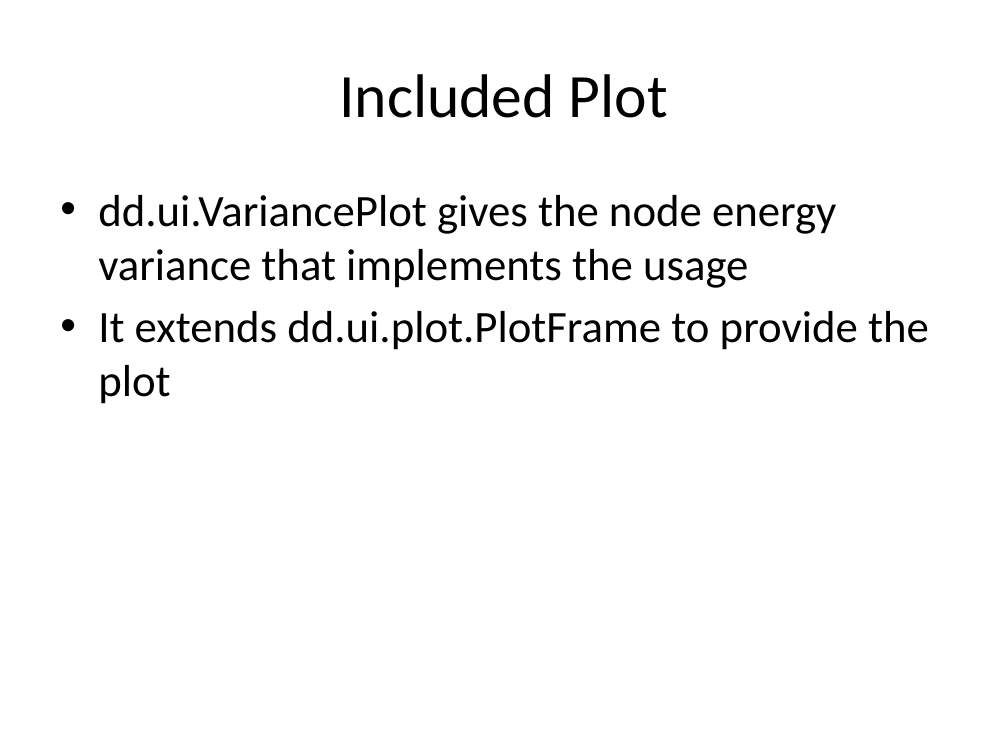
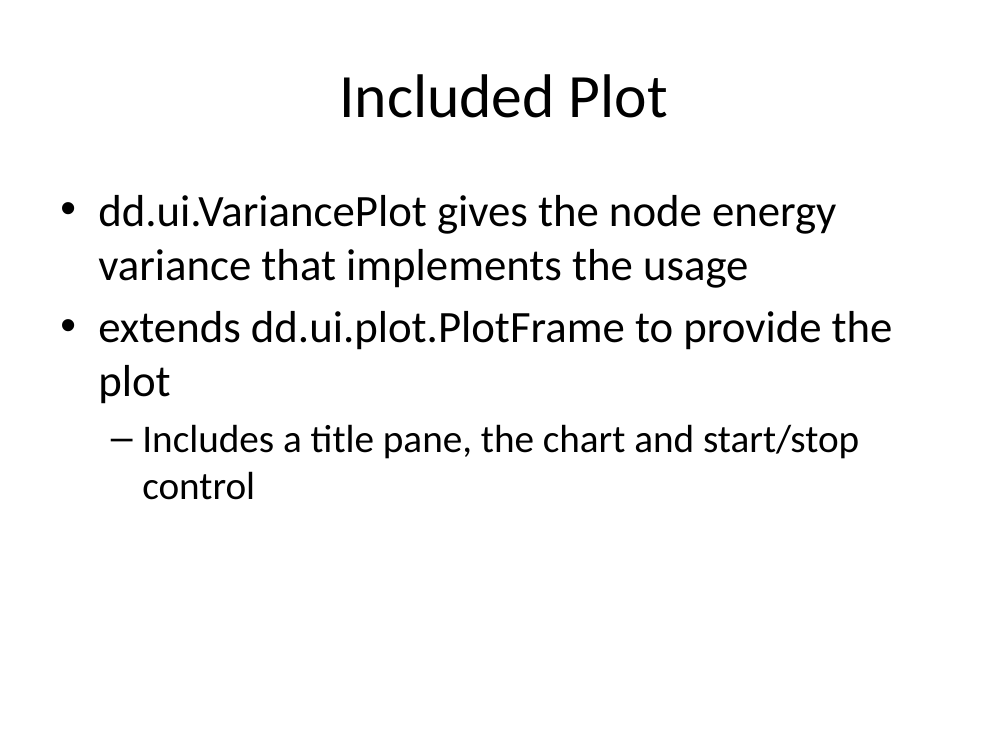
Before and after one commit to mathewgrabau/DirectedDiffusion, a slide deck: slide 18 of doc/DDSimulation_Graphical.pptx (slide 15 before the commit). Drawn at 1008x756 pixels with LibreOffice and Linux fonts; fonts in the diff are those of the drawing. Boxes give left, top, right and bottom in pixels: in the first picture for what was removed or moved away, otherwise in the second. Text is boxed around its words. In the diff, an @@ line names an element or a change of style, - is before the commit and + after.

```diff
--- a/doc/DDSimulation_Graphical.pptx
+++ b/doc/DDSimulation_Graphical.pptx
@@ text at (x1=98, y1=311, x2=893, y2=500): text changed; size 32 to 28 pt @@
-• It extends dd.ui.plot.PlotFrame to provide the plot
+• extends dd.ui.plot.PlotFrame to provide the plot
+  – Includes a title pane, the chart and start/stop control
```
Also in this commit, not shown: 1 other slide changed, 3 slides added, 1 other file.
